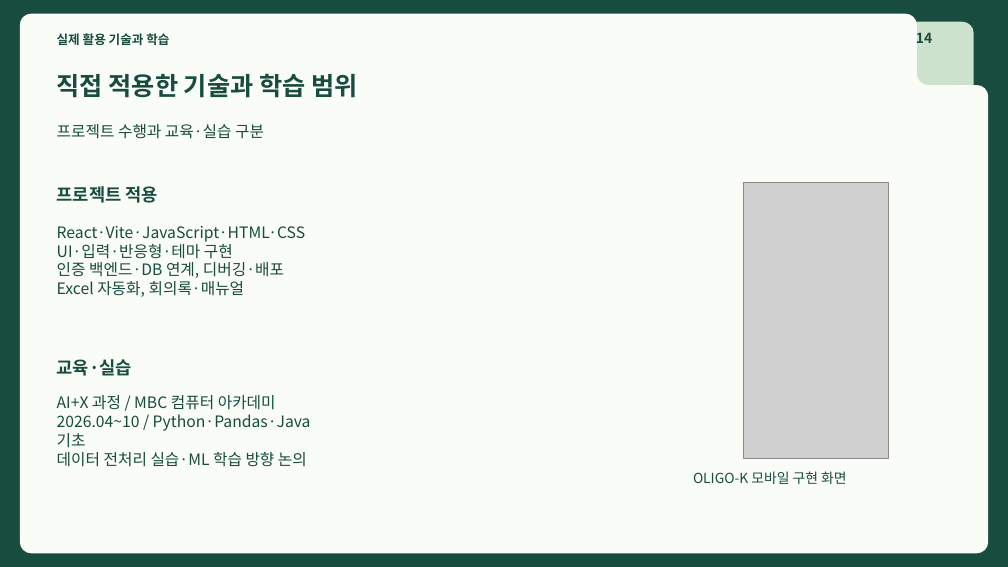
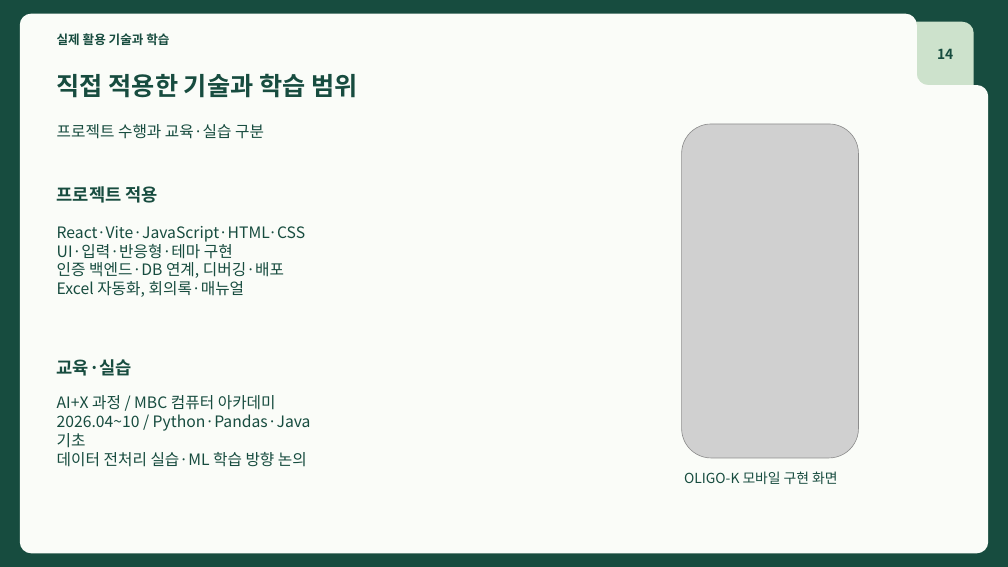
Before and after one commit to Jack-the-Ace/remind, a slide deck: slide 14 of 참고자료/취뽀/포트폴리오_변재근_v2.1.pptx. Drawn at 1008x567 pixels with LibreOffice and Linux fonts; fonts in the diff are those of the drawing; grey boxes stand for pictures. Boxes give left, top, right and bottom in pixels: in the first picture for what was removed or moved away, otherwise in the second. Text is boxed around its words. In the diff, an @@ line names an element or a change of style, - is before the commit and + after.

```diff
--- a/참고자료/취뽀/포트폴리오_변재근_v2.1.pptx
+++ b/참고자료/취뽀/포트폴리오_변재근_v2.1.pptx
@@ text "14" rewrapped from <box>916,29,932,47</box> to <box>937,48,953,59</box> @@
@@ picture: place and size @@
-picture at <box>743,183,888,458</box>
+picture at <box>681,124,858,458</box>
@@ text "OLIGO-K 모바일 구현 화면": place and size @@
-text "OLIGO-K 모바일 구현 화면" at <box>693,471,846,484</box>
+text "OLIGO-K 모바일 구현 화면" at <box>684,471,837,484</box>
```
Also in this commit, not shown: 14 other slides changed, 9 other files.
